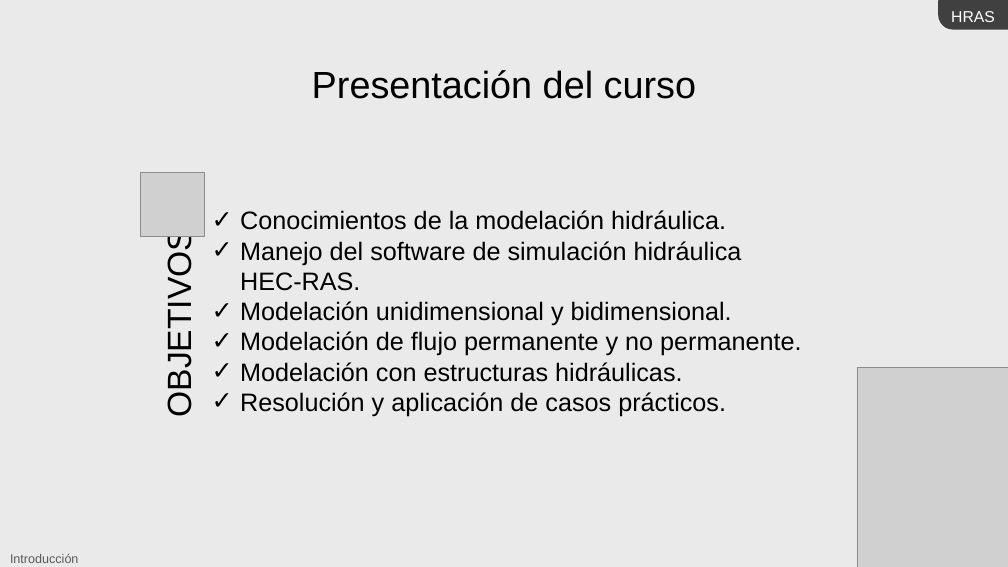
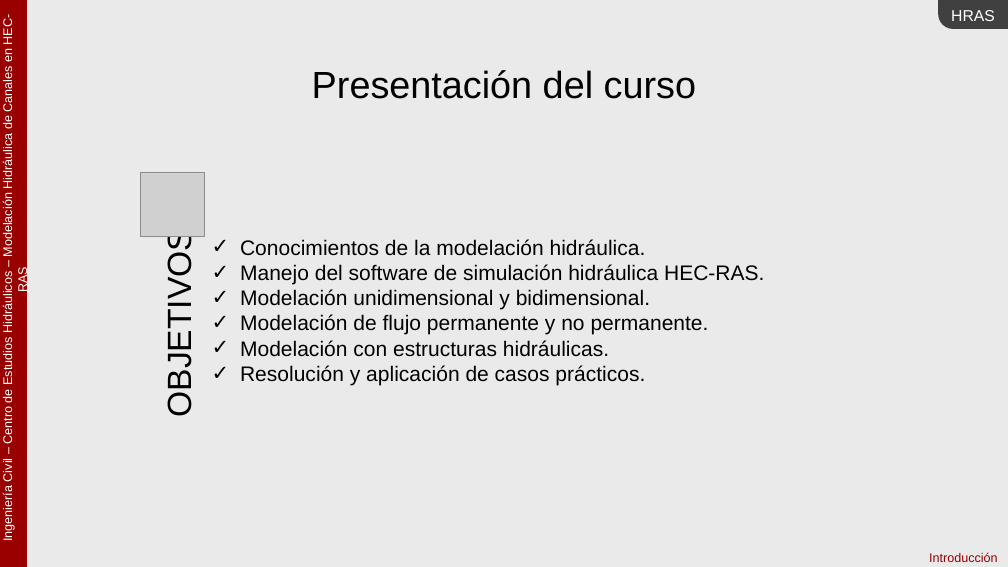
Before and after one commit to juanrodace/J.HRAS, a slide deck: slide 2 of Section01/Introduction/Introduccion_v0.pptx. Drawn at 1008x567 pixels with LibreOffice and Linux fonts; fonts in the diff are those of the drawing; grey boxes stand for pictures. Boxes give left, top, right and bottom in pixels: in the first picture for what was removed or moved away, otherwise in the second. Text is boxed around its words. In the diff, an @@ line names an element or a change of style, - is before the commit and + after.

```diff
--- a/Section01/Introduction/Introduccion_v0.pptx
+++ b/Section01/Introduction/Introduccion_v0.pptx
@@ rectangle added at (x1=0, y1=0, x2=26, y2=567), fill #990000, outline #990000 1.25 pt @@
@@ round diag rect added at (x1=6, y1=0, x2=24, y2=556), 12 pt, text #FFFFFF @@
+Ingeniería Civil – Centro de Estudios Hidráulicos – Modelación Hidráulica de Canales en HEC-RAS
@@ text "Conocimientos de la modelación hidráulica." moved from (x1=240, y1=210, x2=801, y2=417) to (x1=240, y1=239, x2=764, y2=385) @@
@@ text "Conocimientos de la modelación hidráulica." at (x1=240, y1=239, x2=764, y2=385): size 24 to 20 pt @@
@@ picture removed at (x1=858, y1=368, x2=1008, y2=567) @@
@@ round diag rect "Introducción" resized from (x1=0, y1=550, x2=141, y2=567) to (x1=810, y1=548, x2=1008, y2=567) @@
@@ round diag rect "Introducción" at (x1=810, y1=548, x2=1008, y2=567): text colour #595959 to #990000; alignment left to right @@
```
Also in this commit, not shown: 10 other slides changed, 1 slide removed, 5 other files.
